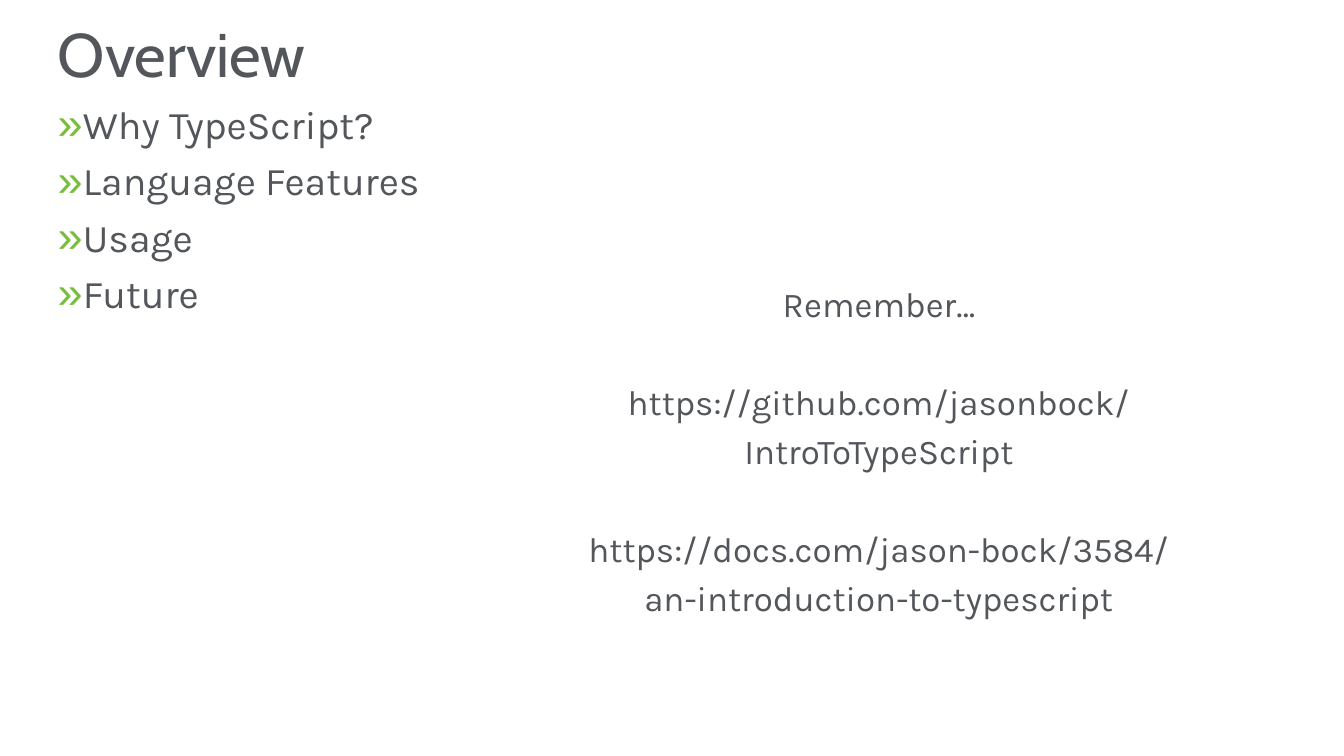
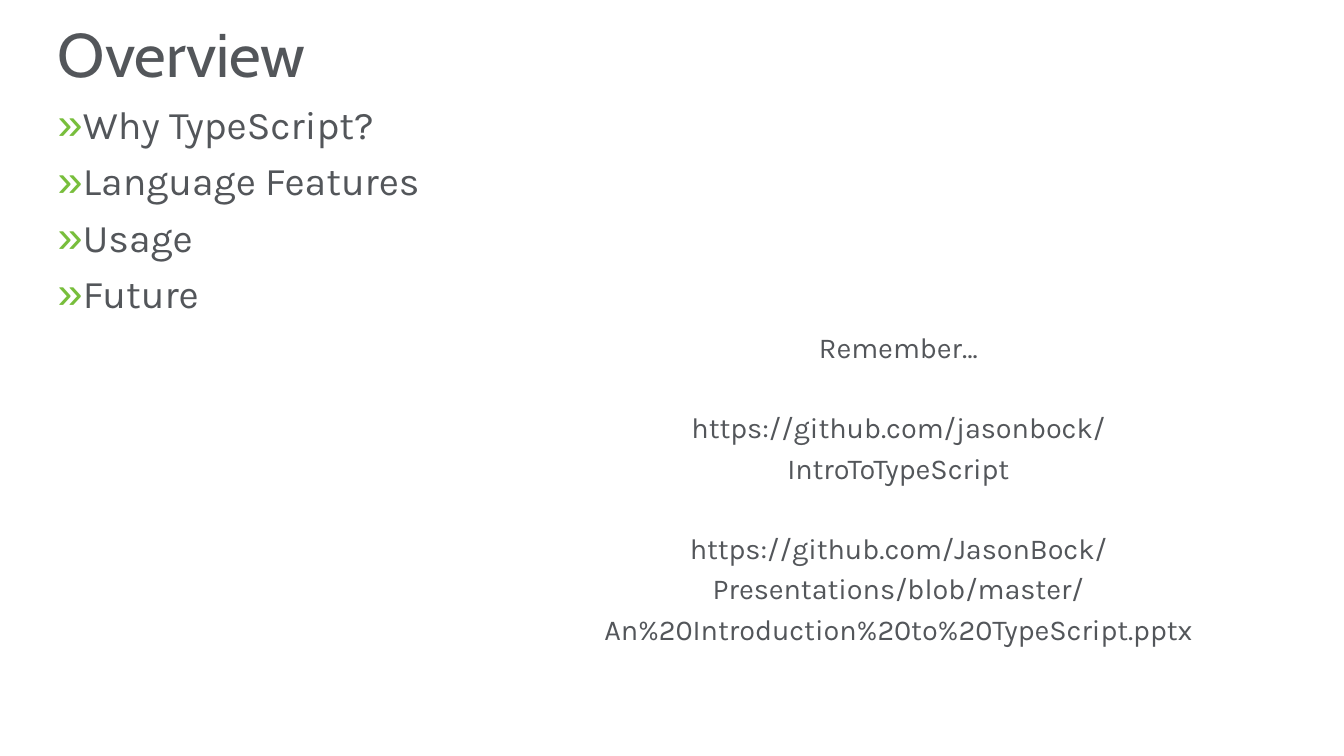
Before and after one commit to JasonBock/Presentations, a slide deck: slide 4 of An Introduction to TypeScript.pptx. Drawn at 1344x756 pixels with LibreOffice and Linux fonts; fonts in the diff are those of the drawing; background and template pictures are left out. Boxes give left, top, right and bottom in pixels: in the first picture for what was removed or moved away, otherwise in the second. Text is boxed around its words. In the diff, an @@ line names an element or a change of style, - is before the commit and + after.

```diff
--- a/An Introduction to TypeScript.pptx
+++ b/An Introduction to TypeScript.pptx
@@ text "Remember…": place and size @@
-text "Remember…" at (588, 293, 1168, 619)
+text "Remember…" at (604, 338, 1192, 647)
@@ text at (691, 338, 1105, 486): size 24.9 to 20.5 pt in "Remember…", "https://github.com/jasonbock/", "IntroToTypeScript" @@
@@ text at (604, 538, 1192, 647): text changed; size 24.9 to 20.5 pt @@
-https://docs.com/jason-bock/3584/
-an-introduction-to-typescript
+https://github.com/JasonBock/
+Presentations/blob/master/
+An%20Introduction%20to%20TypeScript.pptx
```
Also in this commit, not shown: 2 other slides changed.
